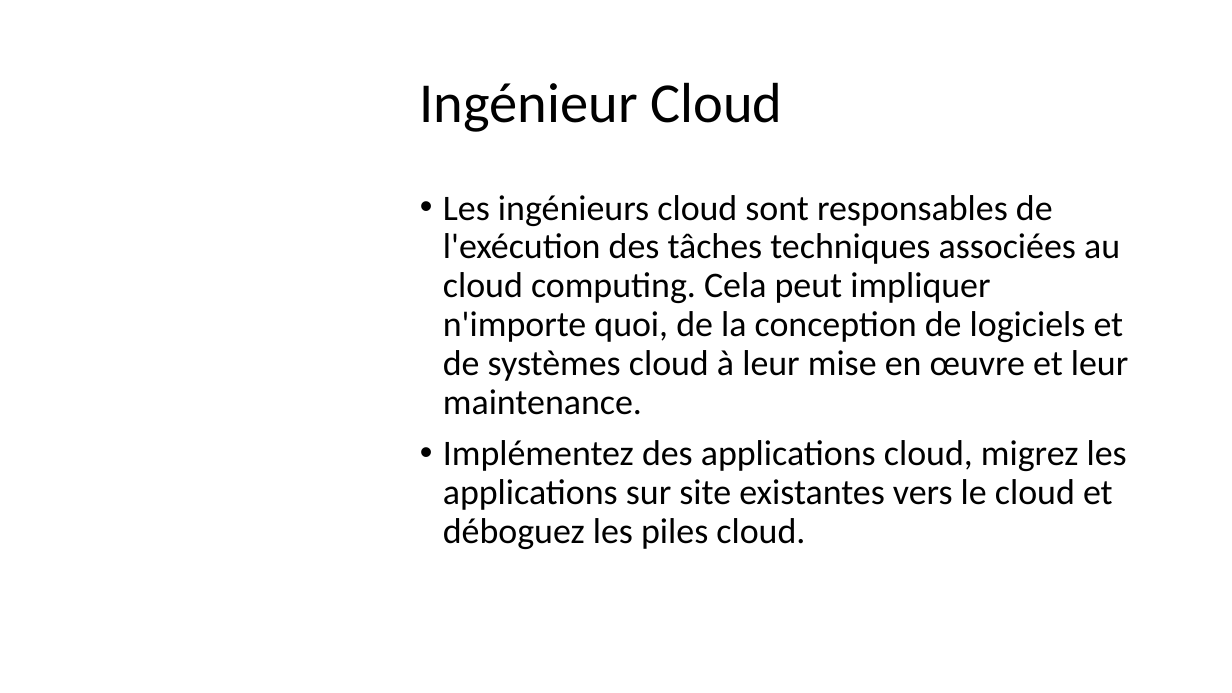
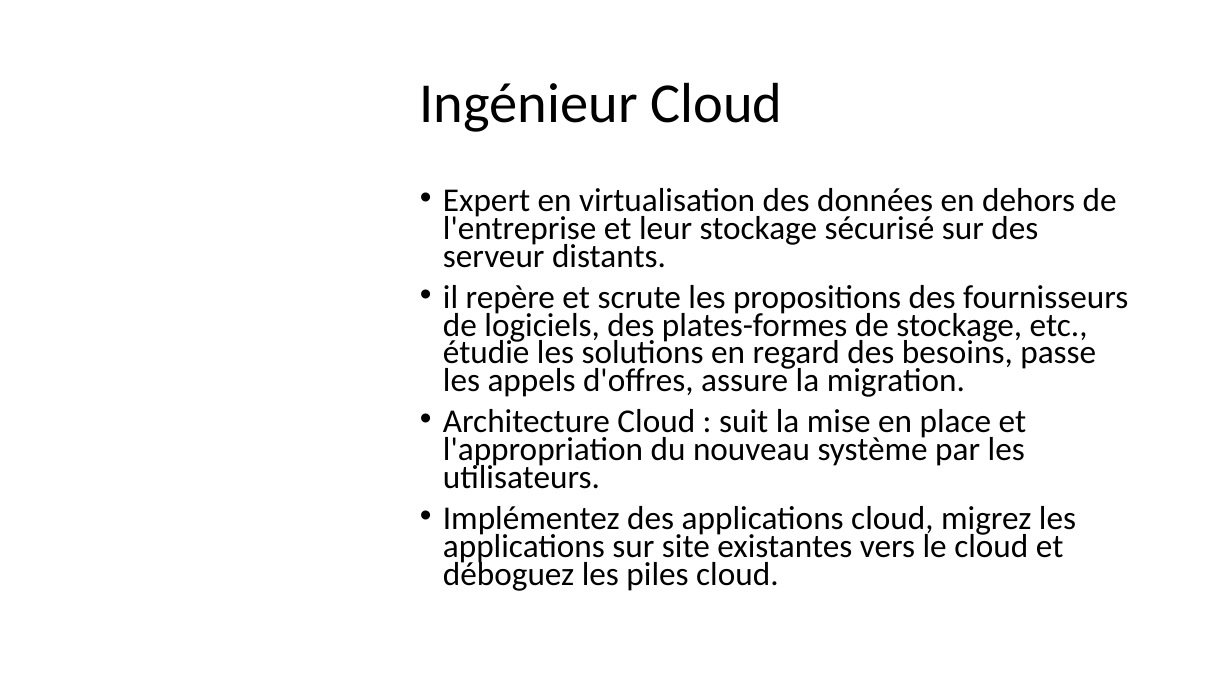
Before and after one commit to Solifred38/cv, a slide deck: slide 34 of Profiles_jobs_it.pptx (slide 24 before the commit). Drawn at 1232x693 pixels with LibreOffice and Linux fonts; fonts in the diff are those of the drawing; background and template pictures are left out. Boxes give left, top, right and bottom in pixels: in the first picture for what was removed or moved away, otherwise in the second. Text is boxed around its words. In the diff, an @@ line names an element or a change of style, - is before the commit and + after.

```diff
--- a/Profiles_jobs_it.pptx
+++ b/Profiles_jobs_it.pptx
@@ text at (x1=443, y1=188, x2=1128, y2=489): text changed; size 28 to 25.9 pt @@
-• Les ingénieurs cloud sont responsables de l'exécution des tâches techniques associées au cloud computing. Cela peut impliquer n'importe quoi, de la conception de logiciels et de systèmes cloud à leur mise en œuvre et leur maintenance.
+• Expert en virtualisation des données en dehors de l'entreprise et leur stockage sécurisé sur des serveur distants.
+• il repère et scrute les propositions des fournisseurs de logiciels, des plates-formes de stockage, etc., étudie les solutions en regard des besoins, passe les appels d'offres, assure la migration.
+• Architecture Cloud : suit la mise en place et l'appropriation du nouveau système par les utilisateurs.
@@ text at (x1=443, y1=506, x2=1076, y2=591): size 28 to 25.9 pt in "Implémentez des applications cloud, migrez les applications ..."; line spacing 0.9 to 0.7 @@
```
Also in this commit, not shown: 19 other slides changed, 15 slides added.
